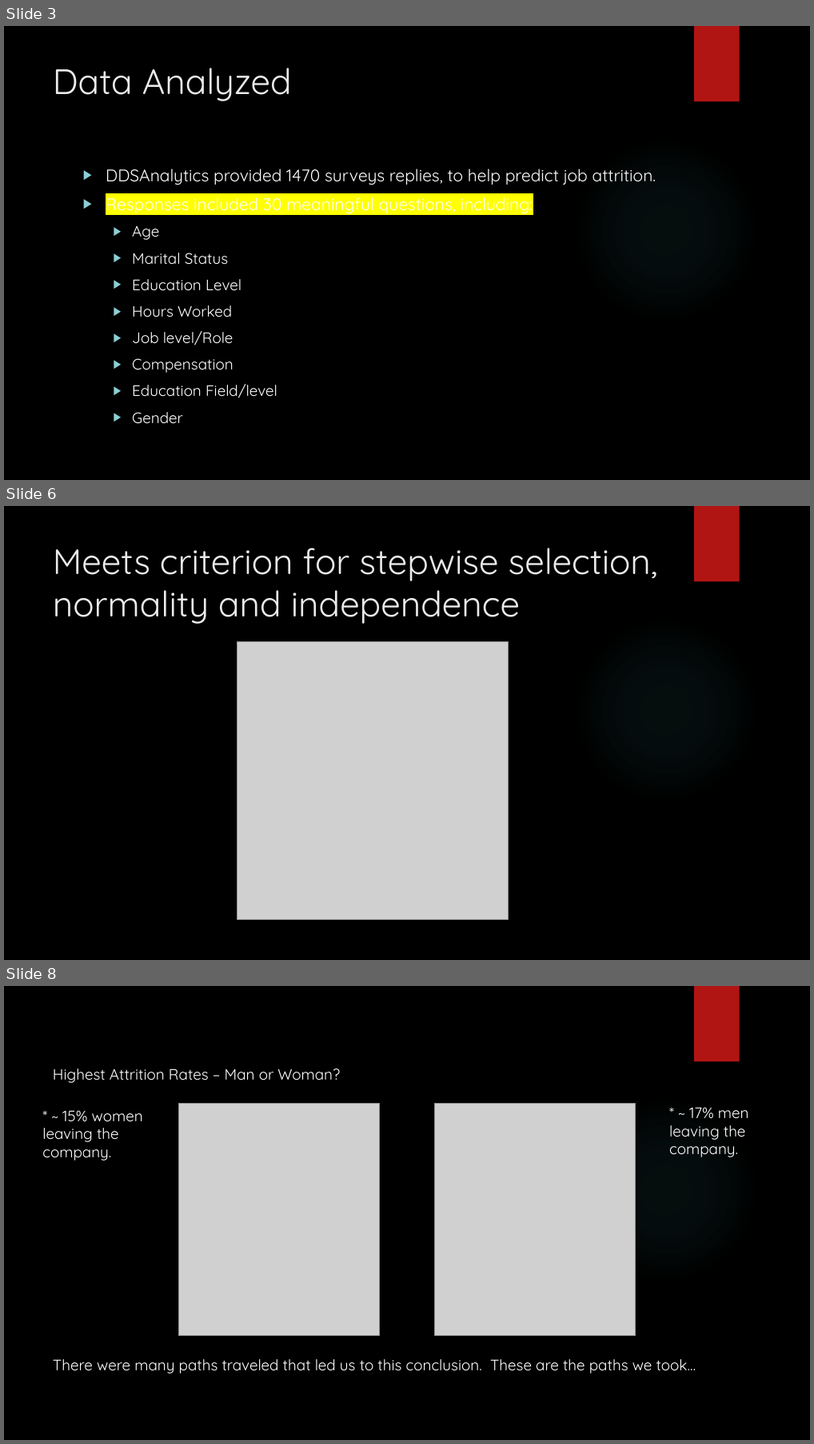
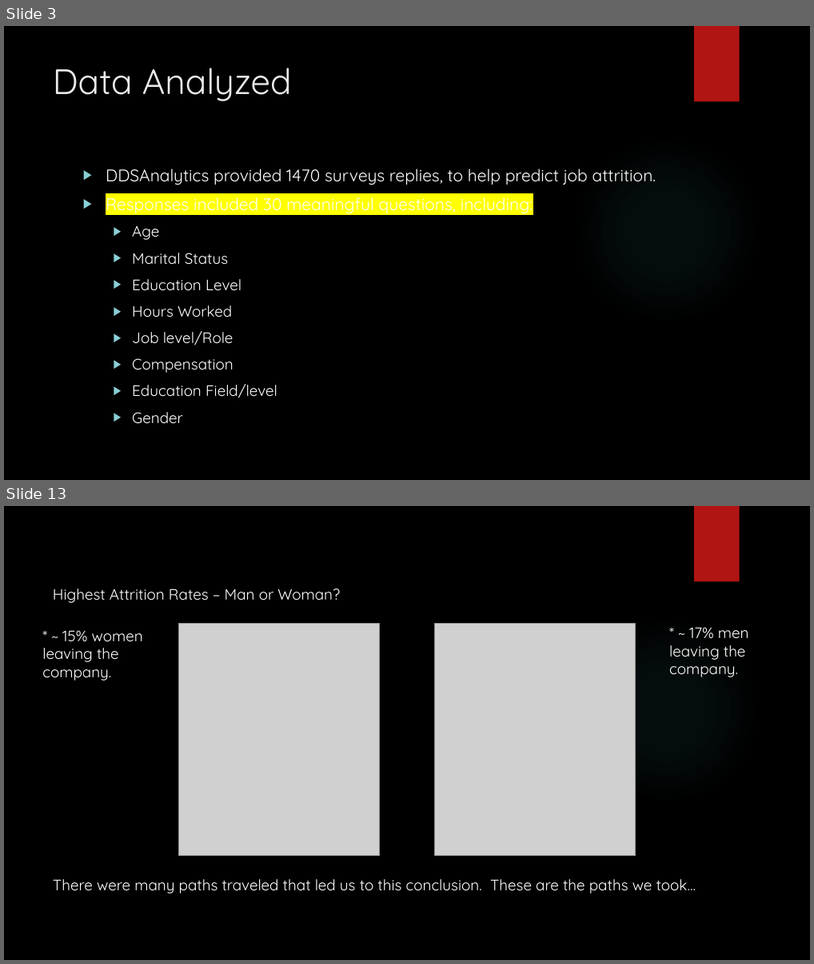
Before and after one commit to vazquezs123/DATA_SCIENCE_CS02, a slide deck: case_study_02_presentation.pptx. Shown one above the other, each under a label of ours: slides 3, 6 and 8 before the commit, slides 3 and 13 after it; the slides between them are not shown. The pictures are 814x1444 and 814x964 pixels, drawn with LibreOffice and Linux fonts; fonts in the diff are those of the drawing; grey boxes stand for pictures; background and template pictures are left out. Boxes give left, top, right and bottom in pixels: in the first picture for what was removed or moved away, otherwise in the second. Text is boxed around its words. In the diff, an @@ line names an element or a change of style, - is before the commit and + after.

```diff
--- a/case_study_02_presentation.pptx
+++ b/case_study_02_presentation.pptx
@@ slide 6 removed at bbox=[4, 506, 810, 960], background picture (left out); not listed: 2 template elements that a slide beside it also shows @@
@@ title removed at bbox=[53, 548, 658, 624] @@
-Meets criterion for stepwise selection, normality and independence
@@ picture removed at bbox=[238, 641, 509, 919] @@
@@ what was slide 8 is now slide 13 @@
```
Also in this commit, not shown: 2 slides changed, 8 slides added, 3 other slides removed, 1 other file.
